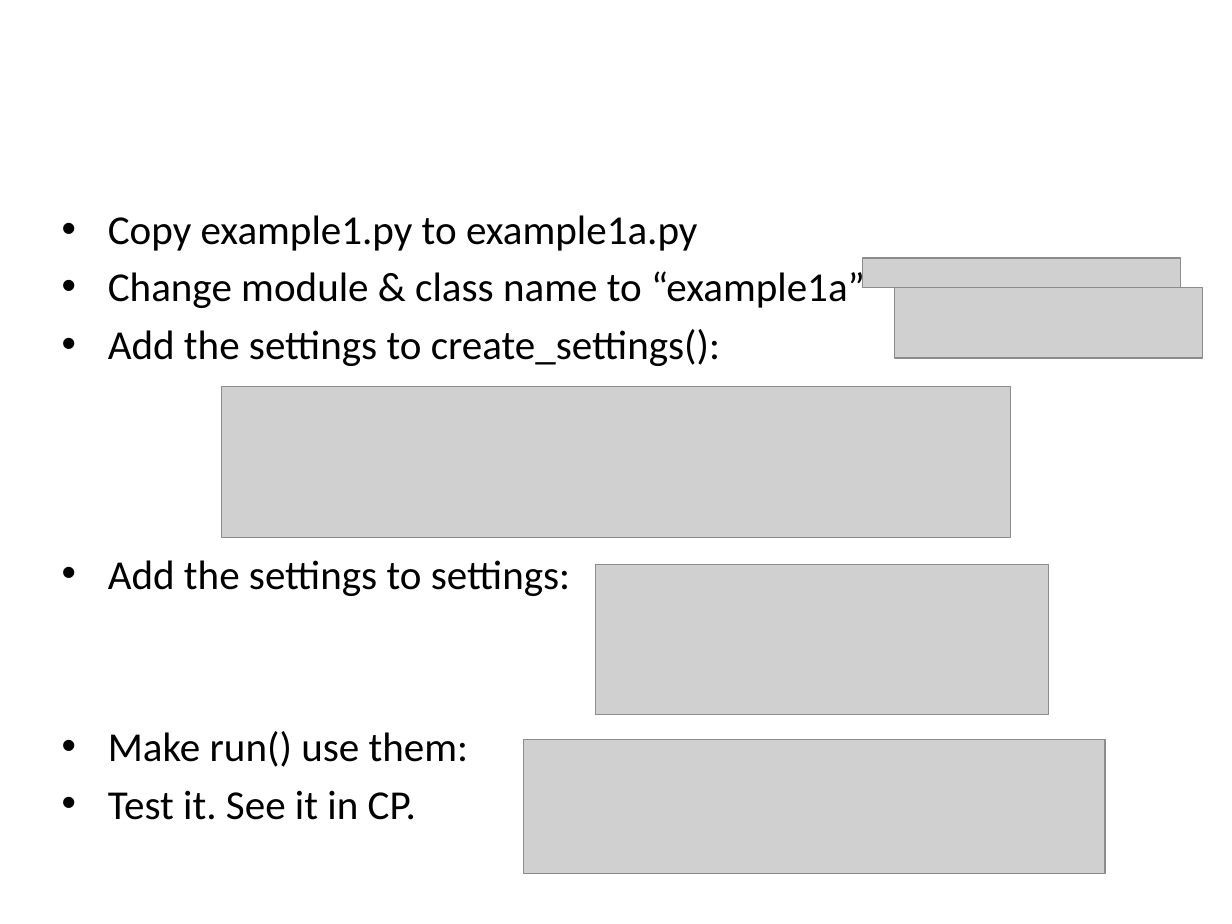
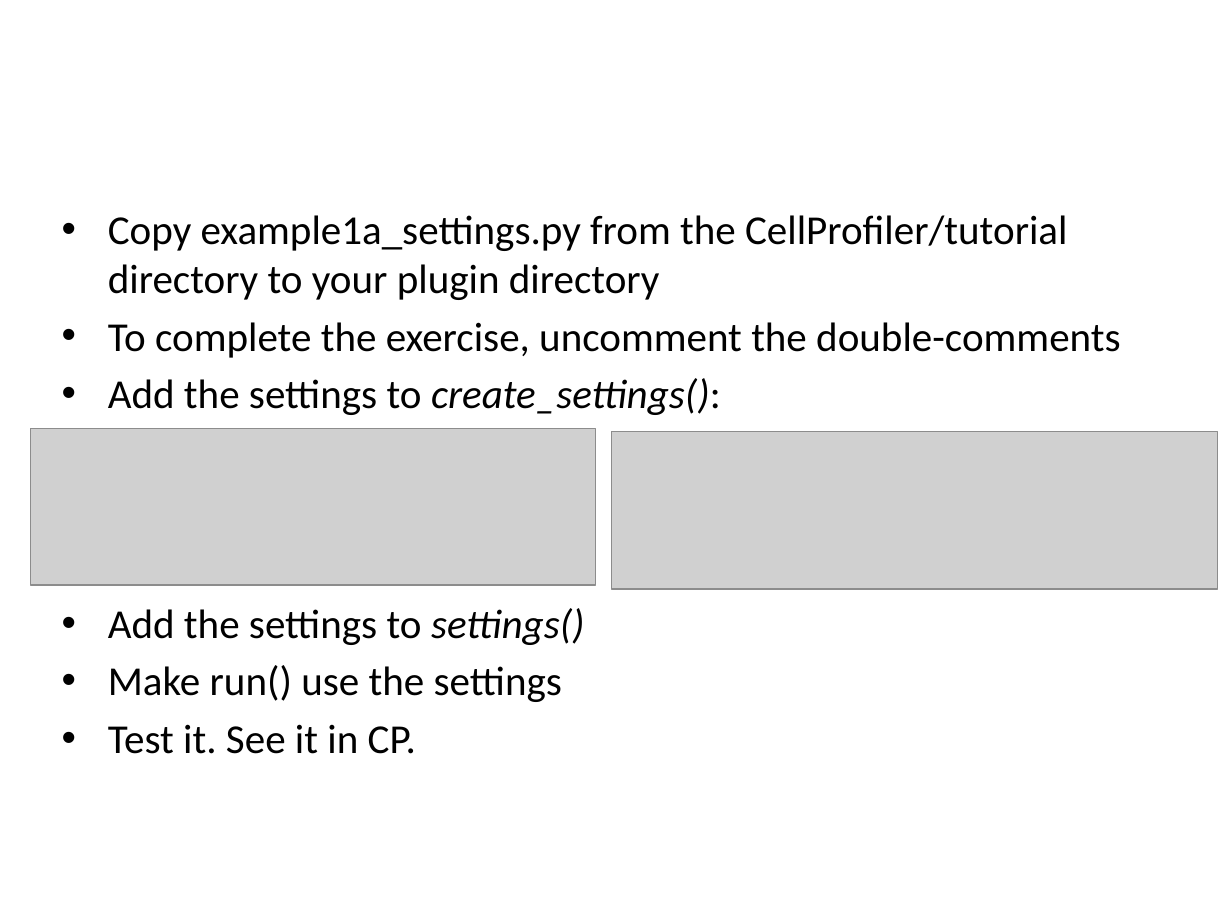
Before and after one commit to bethac07/tutorial, a slide deck: slide 18 of CellProfiler_Developer_Tutorial.pptx (slide 7 before the commit). Drawn at 1232x924 pixels with LibreOffice and Linux fonts; fonts in the diff are those of the drawing; grey boxes stand for pictures; background and template pictures are left out. Boxes give left, top, right and bottom in pixels: in the first picture for what was removed or moved away, otherwise in the second. Text is boxed around its words. In the diff, an @@ line names an element or a change of style, - is before the commit and + after.

Commit message:
Updated tutorial to add architecture session + made exercises quicker to do

```diff
--- a/CellProfiler_Developer_Tutorial.pptx
+++ b/CellProfiler_Developer_Tutorial.pptx
@@ text at (108, 215, 1120, 358): text changed @@
-• Copy example1.py to example1a.py
-• Change module & class name to “example1a”
+• Copy example1a_settings.py from the CellProfiler/tutorial directory to your plugin directory
+• To complete the exercise, uncomment the double-comments
@@ picture removed at (862, 257, 1180, 287) @@
@@ picture removed at (894, 287, 1202, 357) @@
@@ text at (108, 378, 721, 415): italic on in "create_settings():" @@
@@ picture removed at (222, 387, 1011, 538) @@
@@ picture added at (31, 429, 595, 585) @@
@@ picture added at (612, 431, 1218, 589) @@
@@ picture removed at (595, 564, 1048, 715) @@
@@ text at (108, 608, 585, 702): text changed @@
-• Add the settings to settings:
-• Make run() use them:
+• Add the settings to settings()
+• Make run() use the settings
@@ picture removed at (524, 739, 1105, 873) @@
```
Also in this commit, not shown: 10 other slides changed, 12 slides added, 1 slide removed.
